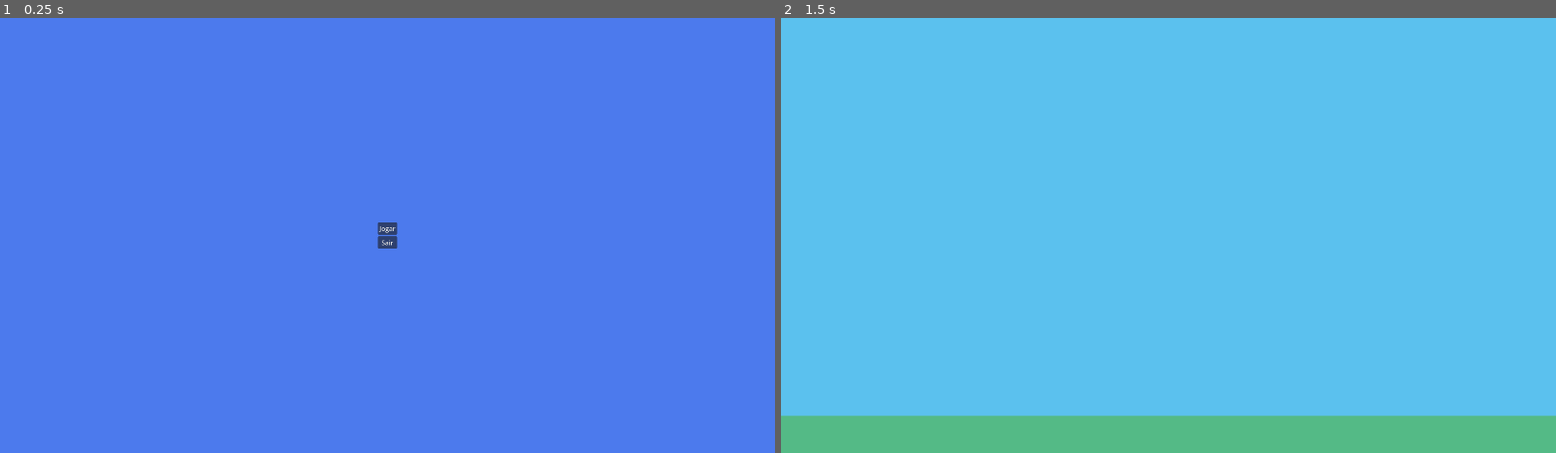
Above: before the commit, frames 1-2 (left to right).
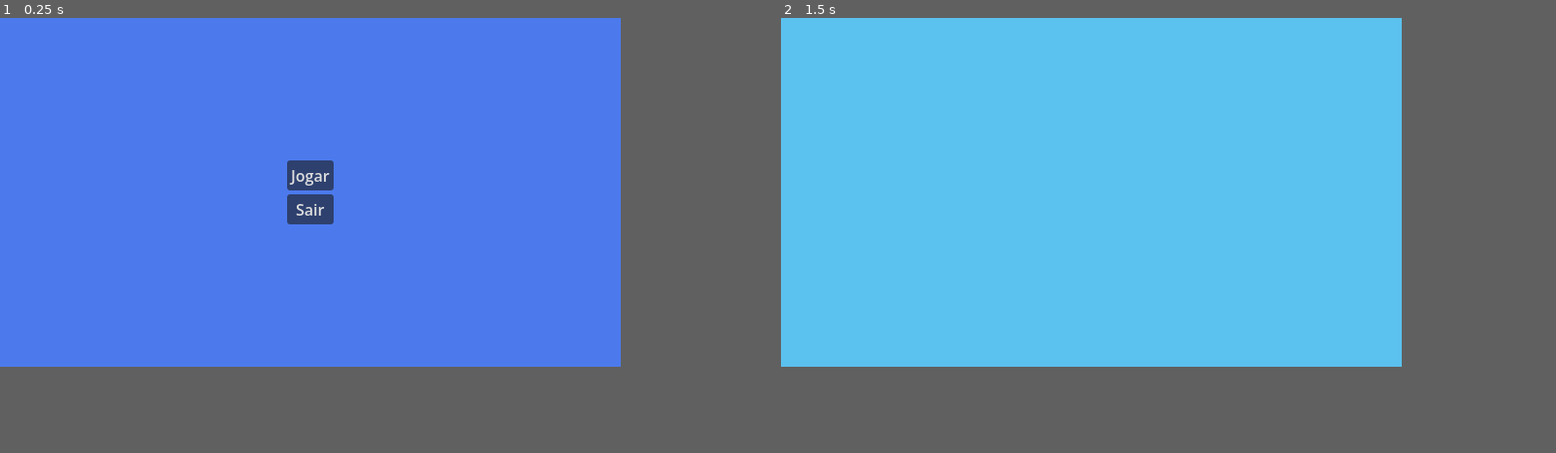
Above: after the commit, the same moments.

Repository: Bad-Onion/gyotaku
Game: Godot game, scene res://main.tscn
Two runs of this game, one before a commit and one after it. Both use one fixed random seed, a clock stepped at 60 frames per second and the inputs below.
Inputs (mouse positions are in pixels of both pictures, inside the frame that each line leads up to):
- Up to frame 1 (0.25 s): no input
- Up to frame 2 (1.5 s): click "Jogar" at 0.5 s; tap Enter at 1.25 s; move the mouse to (1339, 213) at 1.27 s; click (1339, 213) at 1.42 s
In our replay, the window is 799x449 before the commit and 640x360 after it. These sizes can differ from the game's own. Grey fills any space a smaller window leaves; there, only what the larger window draws over its background counts as a difference.

The runs differ from the first frame. In frame 1, 1.0% of the frame differs, in the area x 37-52%, y 32-54%; in frame 2, 8.7%, in the area x 0-100%, y 91-100%.

Commit message:
Sistema de Pintura básica com pincel largo e fino, seletor de cores e tamanho. Cursor ainda pra ser ajustado

Diff:
--- a/gyotaku/project.godot
+++ b/gyotaku/project.godot
@@ -17,9 +17,11 @@
 
 [display]
 
-window/size/viewport_width=1920
-window/size/viewport_height=1080
-window/size/mode=2
+window/size/viewport_width=640
+window/size/viewport_height=360
+window/size/mode=3
+window/stretch/mode="canvas_items"
+window/stretch/scale_mode="integer"
 
 [physics]
 
--- /dev/null
+++ b/gyotaku/scenes/minigames/carimbo.gd
@@ -0,0 +1,6 @@
+extends CanvasLayer
+
+const cursor = preload("uid://b1a51irwxqr5k")
+
+func _ready() -> void:
+	Input.set_custom_mouse_cursor(cursor, Input.CURSOR_ARROW)
--- /dev/null
+++ b/gyotaku/scenes/minigames/carimbo.tscn
@@ -0,0 +1,101 @@
+[gd_scene format=3 uid="uid://beeo85ftp1hn"]
+
+[ext_resource type="Script" uid="uid://byw66ndwd0aja" path="res://scenes/minigames/carimbo.gd" id="1_af0jy"]
+[ext_resource type="Script" uid="uid://3wo874p8ylik" path="res://scenes/minigames/imagem.gd" id="1_h4oub"]
+[ext_resource type="Script" uid="uid://cixtt81vnpfk1" path="res://scenes/minigames/cores_de_tinta.gd" id="2_5dofo"]
+
+[sub_resource type="StyleBoxFlat" id="StyleBoxFlat_5dofo"]
+bg_color = Color(0.09239706, 0.09239707, 0.092397, 1)
+
+[node name="Carimbo" type="CanvasLayer" unique_id=2108949112]
+script = ExtResource("1_af0jy")
+
+[node name="Imagem" type="Sprite2D" parent="." unique_id=43740169]
+position = Vector2(320, 180)
+script = ExtResource("1_h4oub")
+
+[node name="Panel" type="Panel" parent="." unique_id=1488364260]
+offset_left = 9.0
+offset_top = 12.0
+offset_right = 95.0
+offset_bottom = 346.0
+theme_override_styles/panel = SubResource("StyleBoxFlat_5dofo")
+
+[node name="HSlider" type="HSlider" parent="Panel" unique_id=984835367]
+layout_mode = 1
+anchors_preset = 10
+anchor_right = 1.0
+offset_bottom = 16.0
+grow_horizontal = 2
+min_value = 1.0
+max_value = 20.0
+value = 3.0
+
+[node name="Label" type="Label" parent="Panel/HSlider" unique_id=1783935917]
+layout_mode = 1
+anchors_preset = 5
+anchor_left = 0.5
+anchor_right = 0.5
+offset_left = -40.0
+offset_top = 13.0
+offset_right = 40.0
+offset_bottom = 36.0
+grow_horizontal = 2
+text = "Brush Size"
+
+[node name="GridContainer" type="GridContainer" parent="Panel" unique_id=967469729]
+layout_mode = 1
+anchors_preset = 8
+anchor_left = 0.5
+anchor_top = 0.5
+anchor_right = 0.5
+anchor_bottom = 0.5
+offset_left = -34.0
+offset_top = -98.0
+offset_right = 34.0
+offset_bottom = 149.0
+grow_horizontal = 2
+grow_vertical = 2
+columns = 3
+script = ExtResource("2_5dofo")
+
+[node name="ColorRect" type="ColorRect" parent="Panel/GridContainer" unique_id=2124805505]
+custom_minimum_size = Vector2(20, 20)
+layout_mode = 2
+color = Color(1, 0, 0, 1)
+
+[node name="ColorRect2" type="ColorRect" parent="Panel/GridContainer" unique_id=479864985]
+custom_minimum_size = Vector2(20, 20)
+layout_mode = 2
+color = Color(0, 1, 0, 1)
+
+[node name="ColorRect3" type="ColorRect" parent="Panel/GridContainer" unique_id=1875651656]
+custom_minimum_size = Vector2(20, 20)
+layout_mode = 2
+color = Color(0, 0, 1, 1)
+
+[node name="ColorRect4" type="ColorRect" parent="Panel/GridContainer" unique_id=1620822803]
+custom_minimum_size = Vector2(20, 20)
+layout_mode = 2
+color = Color(0, 0, 0, 1)
+
+[node name="ColorRect5" type="ColorRect" parent="Panel/GridContainer" unique_id=1160602180]
+custom_minimum_size = Vector2(20, 20)
+layout_mode = 2
+color = Color(0.46229059, 0.46229059, 0.46229059, 1)
+
+[node name="ColorRect6" type="ColorRect" parent="Panel/GridContainer" unique_id=1853967813]
+custom_minimum_size = Vector2(20, 20)
+layout_mode = 2
+color = Color(1, 1, 0, 1)
+
+[node name="CorAtual" type="ColorRect" parent="Panel" unique_id=1828001850]
+custom_minimum_size = Vector2(20, 20)
+layout_mode = 0
+offset_left = 33.0
+offset_top = 39.0
+offset_right = 53.0
+offset_bottom = 59.0
+color = Color(1, 0, 0, 1)
+
+[connection signal="value_changed" from="Panel/HSlider" to="Imagem" method="_on_h_slider_value_changed"]
--- /dev/null
+++ b/gyotaku/scenes/minigames/cores_de_tinta.gd
@@ -0,0 +1,12 @@
+extends GridContainer
+
+@onready var imagem: Sprite2D = $"../../Imagem"
+
+#Pega cor da paleta de cores quando clica nela
+func _ready() -> void:
+	for c:ColorRect in get_children():
+		c.gui_input.connect(func(input):
+			if input is InputEventMouseButton:
+				if input.pressed and input.button_index == MOUSE_BUTTON_LEFT:
+					imagem.paint_color = c.color
+			)
--- /dev/null
+++ b/gyotaku/scenes/minigames/grid_container.gd
@@ -0,0 +1 @@
+extends GridContainer
--- /dev/null
+++ b/gyotaku/scenes/minigames/imagem.gd
@@ -0,0 +1,60 @@
+extends Sprite2D
+
+@onready var cor_atual: ColorRect = $"../Panel/CorAtual"
+
+#Cor inicial
+@export var paint_color : Color = Color.RED :
+	#Atualiza o indicador de cor atual
+	set(value):
+		paint_color = value
+		cor_atual.color = value
+@export var img_size = Vector2i(640,360)
+@export var brush_size = 5
+
+var img : Image
+
+func _ready() -> void:
+	#Cria imagem branca vazia
+	img = Image.create_empty(img_size.x, img_size.y, false, Image.FORMAT_RGBA8)
+	img.fill(Color.WHITE)
+	texture = ImageTexture.create_from_image(img)
+
+func _paint_tex(pos) -> void:
+	#Pinta um retângulo de acordo com o brush size no mouse
+	img.fill_rect(Rect2i(pos, Vector2i(0,20)).grow(brush_size/2), paint_color)
+
+func _input(event: InputEvent) -> void:
+	#Inputs do mouse:
+	if event is InputEventMouseButton:
+		#Clique esquerdo pra pintar
+		if event.pressed and event.is_echo() == false and event.button_index == MOUSE_BUTTON_LEFT:
+			var lpos = to_local(event.position)
+			var impos = lpos-offset+get_rect().size/2.0
+
+			_paint_tex(impos)
+			texture.update(img)
+		#Clique direito pra usar conta gotas na posição do mouse
+		if event.button_index == MOUSE_BUTTON_RIGHT:
+			var lpos = to_local(event.position)
+			var impos = lpos-offset+get_rect().size/2.0
+
+			paint_color = img.get_pixelv(impos)
+	#CLicar e arrastar pra fazer linhas
+	if event is InputEventMouseMotion:
+		if event.button_mask == MOUSE_BUTTON_LEFT:
+			var lpos = to_local(event.position)
+			var impos = lpos-offset+get_rect().size/2.0
+
+			# Suaviza as linhas criando mais pontos entre cada ponto
+			if event.relative.length_squared() > 0:
+				var num = ceili(event.relative.length())
+				var target_pos = impos - (event.relative)
+				for i in num:
+					impos = impos.move_toward(target_pos, 1.0)
+					_paint_tex(impos)
+
+			texture.update(img)
+
+#Atualiza tamanho do brush com o valor da barrinha
+func _on_h_slider_value_changed(value: float) -> void:
+	brush_size = value
--- a/gyotaku/scenes/ui/main_menu/main_menu.gd
+++ b/gyotaku/scenes/ui/main_menu/main_menu.gd
@@ -10,13 +10,13 @@
 
 
 func _ready() -> void:
-    play_button.pressed.connect(_on_play_button_pressed)
-    quit_button.pressed.connect(_on_quit_button_pressed)
+	play_button.pressed.connect(_on_play_button_pressed)
+	quit_button.pressed.connect(_on_quit_button_pressed)
 
 
 func _on_play_button_pressed() -> void:
-    play_requested.emit()
+	play_requested.emit()
 
 
 func _on_quit_button_pressed() -> void:
-    quit_requested.emit()
+	quit_requested.emit()
Binary file added: gyotaku/assets/cursor/largo.png
Not shown, added: gyotaku/assets/cursor/largo.png.import
Not shown, added: gyotaku/scenes/minigames/carimbo.gd.uid
Not shown, added: gyotaku/scenes/minigames/cores_de_tinta.gd.uid
Not shown, added: gyotaku/scenes/minigames/grid_container.gd.uid
Not shown, added: gyotaku/scenes/minigames/imagem.gd.uid
